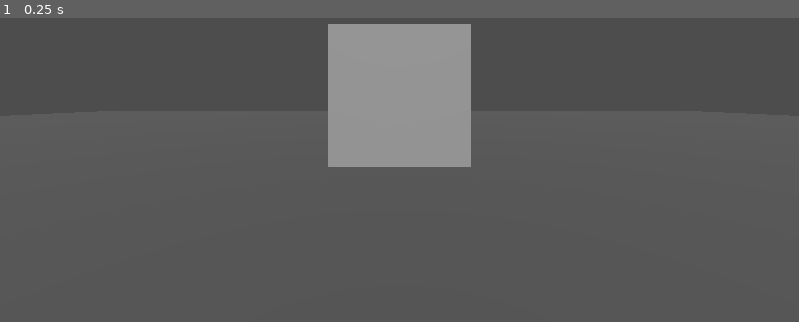
Above: before the commit, frame 1.
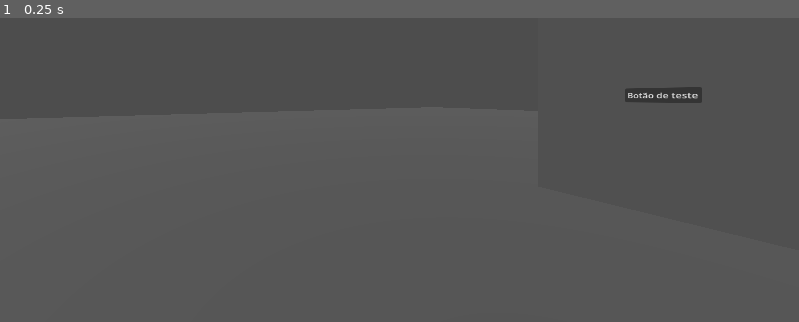
Above: after the commit, the same moment.

Repository: luankaike-code/jh_conclusao_dev
Game: Godot game, scene res://scenes/worlds/menu/menu.tscn
Same seed, same stepped clock (60 frames per second), same inputs: the game is played once before the commit and once after it.
Inputs:
- Up to frame 1 (0.25 s): no input

The runs differ from the first frame. In frame 1, 8.8% of the frame differs, in the area x 41-88%, y 1-50%.

Commit message:
Create painel translate mouse position (mouse 3D -> mouse 2D) system

Diff:
--- a/code-tcc-jh/scenes/panel/panel_3D.gd
+++ b/code-tcc-jh/scenes/panel/panel_3D.gd
@@ -7,6 +7,7 @@
 
 @onready var sub_viewport: SubViewport = $SubViewport
 @onready var area_3d: Area3D = $MeshInstance3D/Area3D
+@onready var mesh_3d: MeshInstance3D = $MeshInstance3D
 
 func _ready() -> void:
 	area_3d.mouse_entered.connect(_on_mouse_entered_area)
@@ -31,4 +32,26 @@
 	sub_viewport.push_input(event)
 
 func _on_event_input_area(_camera: Camera3D, event: InputEvent, event_position: Vector3, _normal: Vector3, _shape_idx: int):
-	pass
+	var quad_mesh_size: Vector2 = mesh_3d.mesh.size
+	var now_time: float = Time.get_ticks_msec() / 1000.0
+	var event_pos_3d := mesh_3d.global_transform.affine_inverse()  * event_position
+
+	var mouse_pos_2d := Vector2.ZERO
+
+	if  is_mouse_inside:
+		mouse_pos_2d.x = event_pos_3d.x / quad_mesh_size.x
+		mouse_pos_2d.y = event_pos_3d.y / quad_mesh_size.y
+
+		# mouse_pos_2d.d = Range(-0.5, 0.5)
+		mouse_pos_2d += Vector2.ONE / 2
+		# mouse_pos_2d.d = Range(0, 1)
+
+		mouse_pos_2d *= Vector2(sub_viewport.size)
+	else:
+		mouse_pos_2d = last_mouse_pos_2d
+
+	event.position = mouse_pos_2d
+	if event is InputEventMouse:
+		event.global_position = mouse_pos_2d
+
+	sub_viewport.push_input(event)
--- a/code-tcc-jh/scenes/panel/panel_3D.tscn
+++ b/code-tcc-jh/scenes/panel/panel_3D.tscn
@@ -3,6 +3,14 @@
 [ext_resource type="Script" uid="uid://blt7peolrj03a" path="res://scenes/panel/panel_3D.gd" id="1_4mtw1"]
 
 [sub_resource type="QuadMesh" id="QuadMesh_0bfxb"]
+
+[sub_resource type="ViewportTexture" id="ViewportTexture_4mtw1"]
+viewport_path = NodePath("SubViewport")
+
+[sub_resource type="StandardMaterial3D" id="StandardMaterial3D_6lxeo"]
+resource_local_to_scene = true
+transparency = 1
+albedo_texture = SubResource("ViewportTexture_4mtw1")
 
 [sub_resource type="BoxShape3D" id="BoxShape3D_8xnly"]
 size = Vector3(1, 1, 0.01)
@@ -12,8 +20,30 @@
 
 [node name="SubViewport" type="SubViewport" parent="." unique_id=55702973]
 
+[node name="Control" type="Control" parent="SubViewport" unique_id=412809208]
+layout_mode = 3
+anchors_preset = 0
+offset_right = 516.0
+offset_bottom = 516.0
+
+[node name="Button" type="Button" parent="SubViewport/Control" unique_id=767231159]
+layout_mode = 1
+anchors_preset = 8
+anchor_left = 0.5
+anchor_top = 0.5
+anchor_right = 0.5
+anchor_bottom = 0.5
+offset_left = -4.0
+offset_top = -4.0
+offset_right = 4.0
+offset_bottom = 4.0
+grow_horizontal = 2
+grow_vertical = 2
+text = "Botão de teste"
+
 [node name="MeshInstance3D" type="MeshInstance3D" parent="." unique_id=666521323]
 mesh = SubResource("QuadMesh_0bfxb")
+surface_material_override/0 = SubResource("StandardMaterial3D_6lxeo")
 
 [node name="Area3D" type="Area3D" parent="MeshInstance3D" unique_id=132982611]
 
--- a/code-tcc-jh/scenes/worlds/menu/menu.tscn
+++ b/code-tcc-jh/scenes/worlds/menu/menu.tscn
@@ -9,7 +9,7 @@
 size = Vector3(60, 1, 60)
 
 [node name="Camera3D" type="Camera3D" parent="." unique_id=1763192113]
-transform = Transform3D(1, 0, 0, 0, 1, 0, 0, 0, 1, 0, 1.8868942, 0)
+transform = Transform3D(0.6100207, 0, 0.79238546, 0, 1, 0, -0.79238546, 0, 0.6100207, 0.30085778, 1.8868942, -0.4668607)
 
 [node name="Panel3D" parent="." unique_id=1740493187 instance=ExtResource("1_uf6hp")]
 transform = Transform3D(1, 0, 0, 0, 1, 0, 0, 0, 1, 0, 1.9010274, -2.038383)
